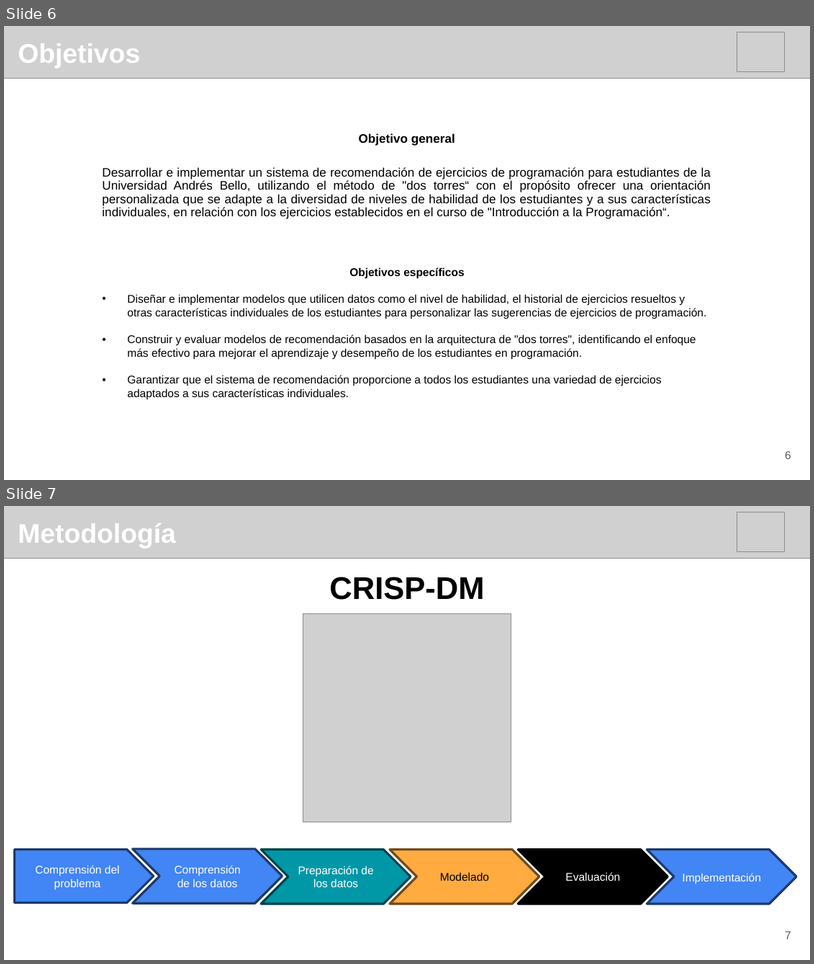
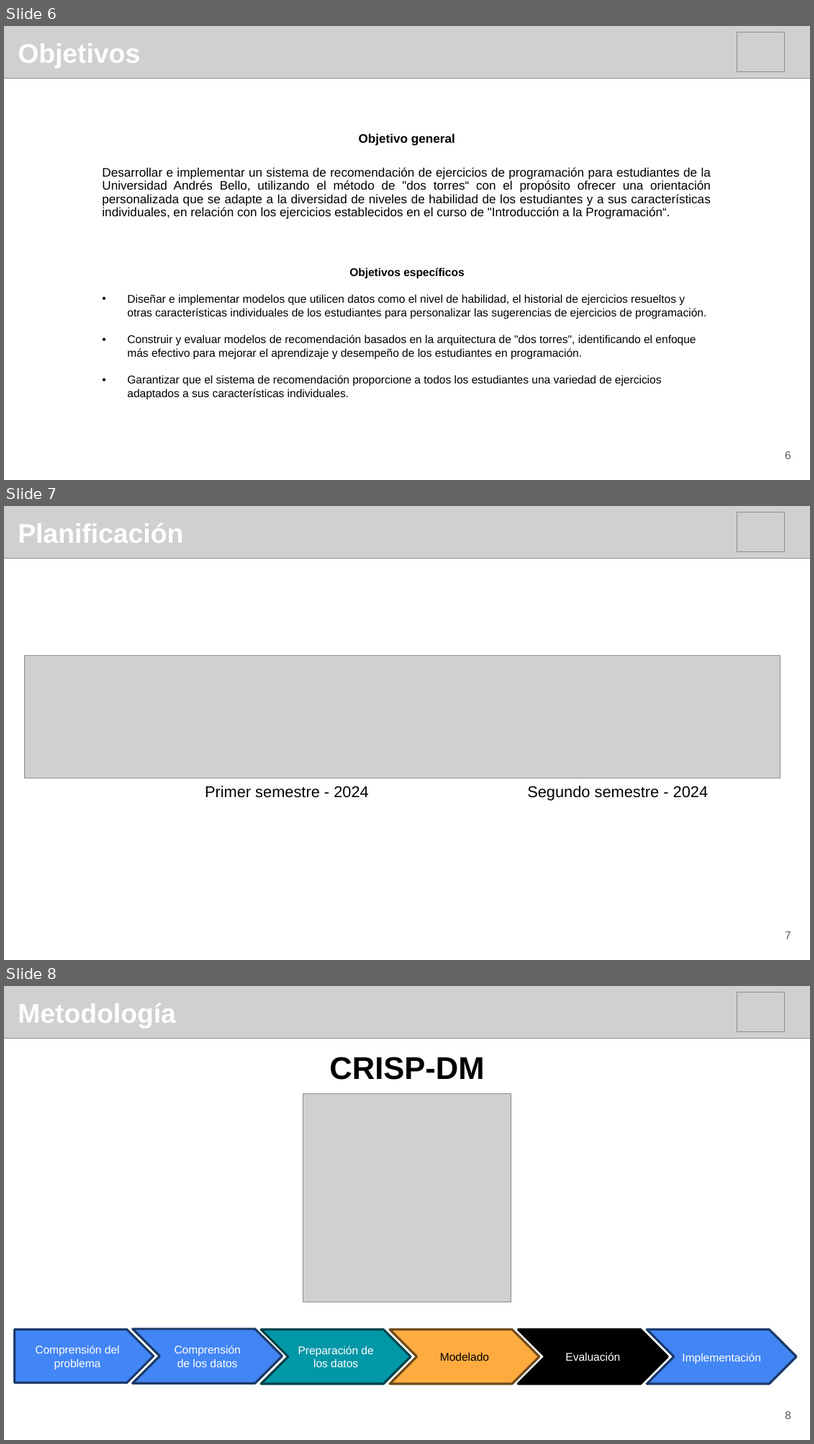
Before and after one commit to edgar-ramxs/RecSysUnab, a slide deck: docs/presentacion.pptx. Shown one above the other, each under a label of ours: slides 6 and 7 before the commit, slides 6, 7 and 8 after it. The pictures are 814x964 and 814x1444 pixels, drawn with LibreOffice and Linux fonts; fonts in the diff are those of the drawing; grey boxes stand for pictures. Boxes give left, top, right and bottom in pixels: in the first picture for what was removed or moved away, otherwise in the second. Text is boxed around its words. In the diff, an @@ line names an element or a change of style, - is before the commit and + after.

```diff
--- a/docs/presentacion.pptx
+++ b/docs/presentacion.pptx
@@ slide 7 added at (4, 506, 810, 960), background #FFFFFF @@
@@ picture added at (4, 506, 810, 559) @@
@@ text added at (18, 523, 183, 543), 24 pt, text #FFFFFF, bold @@
+Planificación
@@ picture added at (737, 512, 784, 551) @@
@@ picture added at (25, 655, 781, 777) @@
@@ text added at (205, 785, 369, 798), 14 pt, text #000000 @@
+Primer semestre - 2024
@@ text added at (527, 785, 709, 800), 14 pt, text #000000 @@
+Segundo semestre - 2024
@@ page number added at (785, 931, 792, 939), 10 pt, text #595959 @@
+7
@@ what was slide 7 is now slide 8 @@
@@ page number at (785, 1411, 792, 1419): text changed @@
-7
+8
```
Also in this commit, not shown: 3 slides changed, 1 slide removed, 1 other file.
